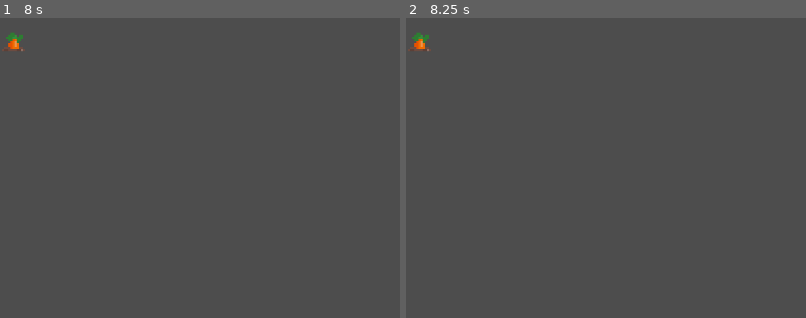
Above: before the commit, frames 1-2 (left to right).
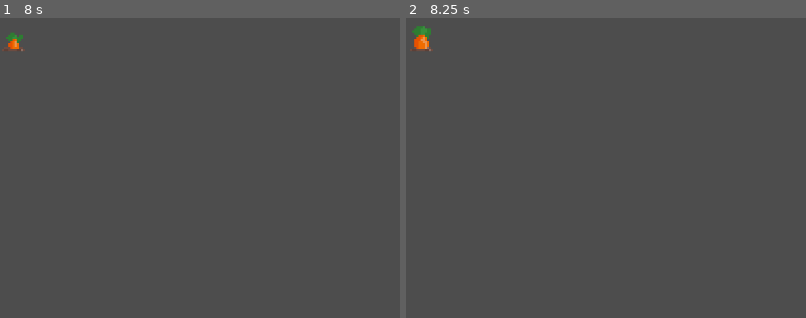
Above: after the commit, the same moments.

Repository: yehorm14/GUTS-Hackathon-2025-
Game: Godot game, scene res://plants/carrot.tscn
The game is run twice, just before and just after one commit, with the same random seed, the same clock (stepped at 60 frames per second) and the same inputs. This scene is started directly instead of the project's main scene.
Inputs (mouse positions are % of the whole screen's width and height, from its top left):
- Up to frame 1 (8 s): tap Enter at 0.5, 2, 3.5 s; move the mouse to (72, 45) at 0.52 s; click (72, 45) at 0.67 s; tap Space at 1.25, 2.75, 4.25 s; move the mouse to (30, 55) at 1.27 s; click (30, 55) at 1.42 s; move the mouse to (60, 28) at 2.02 s; click (60, 28) at 2.17 s; move the mouse to (45, 70) at 2.77 s; click (45, 70) at 2.92 s; move the mouse to (80, 65) at 3.52 s; click (80, 65) at 3.67 s; move the mouse to (20, 35) at 4.27 s; click (20, 35) at 4.42 s; move the mouse to (55, 50) at 5.02 s; click (55, 50) at 5.17 s; move the mouse to (35, 25) at 5.77 s; click (35, 25) at 5.92 s; move the mouse to (72, 45) at 6.52 s; click (72, 45) at 6.67 s; move the mouse to (30, 55) at 7.27 s; click (30, 55) at 7.42 s
- Up to frame 2 (8.25 s): move the mouse to (60, 28) at 8.02 s; click (60, 28) at 8.17 s
The pictures show only the part of the screen within x 0-50%, y 0-50%; the shares and areas given below are measured in that part.

Frame 1 is identical in both runs. In frame 2, 0.2% of the frame differs, in the area x 0-7%, y 2-11%.
Error before the commit: Parse Error: The member "water_usage" already exists in parent class Plant. (res://plants/carrot.gd:3)

Commit message:
variable ouputs

Diff:
--- a/plants/cactus.gd
+++ b/plants/cactus.gd
@@ -1,5 +1,5 @@
 extends DefenderPlant
-
+var water_output:int = 10
 
 func on_plant_ready():
 	health = 300
--- a/plants/cactus.tscn
+++ b/plants/cactus.tscn
@@ -23,6 +23,7 @@
 [node name="Cactus" instance=ExtResource("1_1xvfr")]
 sprite_frames = SubResource("SpriteFrames_xtulx")
 script = ExtResource("3_txfd0")
-plant_stages = null
-drink_timer = null
-item_description = null
+item_description = "High Health
+Low Water intake
+Stops Fire from spreading
+Outputs low amounts of water"
--- a/plants/carrot.gd
+++ b/plants/carrot.gd
@@ -1,9 +1,11 @@
 extends ProducerPlant
 
-const water_usage = 10
 # Called when the node enters the scene tree for the first time.
 func on_plant_ready():
-	pass # Replace with function body.
+	water_usage = 80 # Replace with function body.
+	grow_duration = 8
+	health = 20
+	regen = 4
 
 
 # Called every frame. 'delta' is the elapsed time since the previous frame.
--- a/plants/carrot.tscn
+++ b/plants/carrot.tscn
@@ -37,3 +37,7 @@
 sprite_frames = SubResource("SpriteFrames_5uiee")
 centered = false
 script = ExtResource("2_vq8n1")
+item_description = "Medium water usage
+quick growth
+quick regen
+low health"
Not shown, added: art/plants/bamboo.png.import
